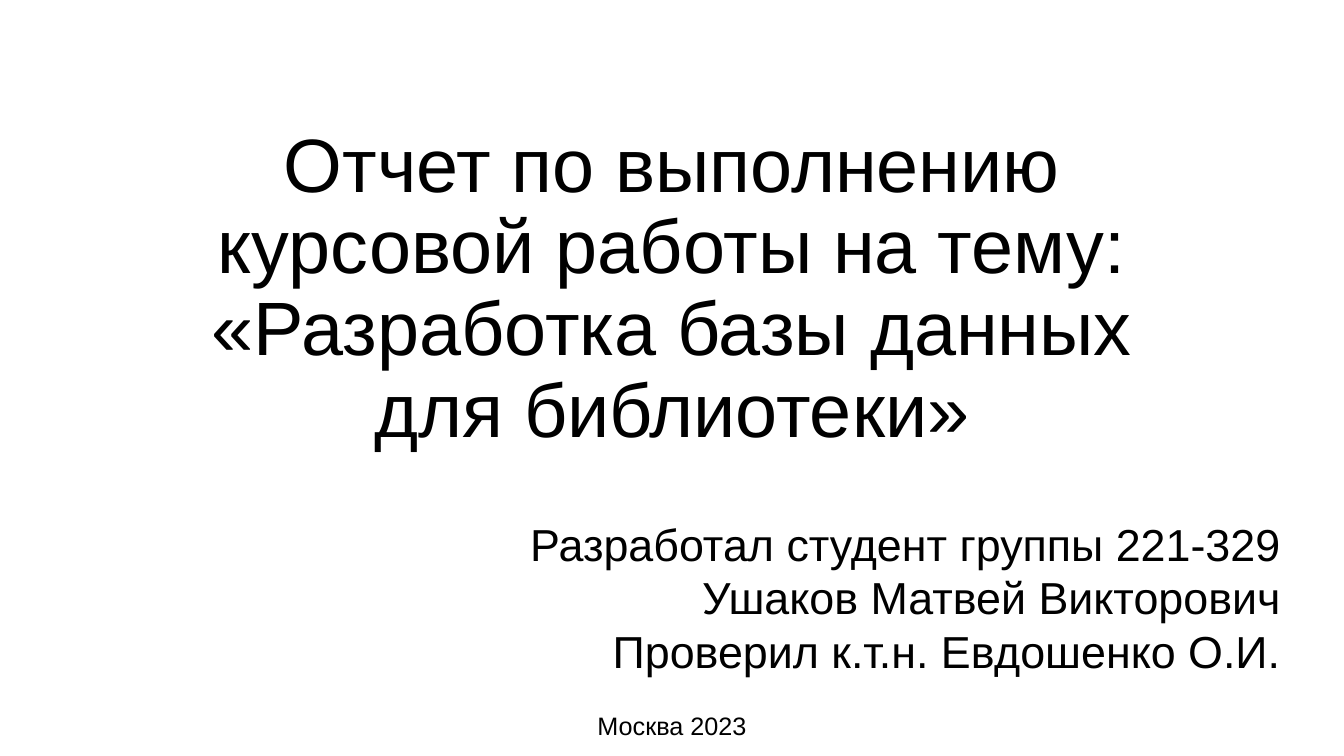
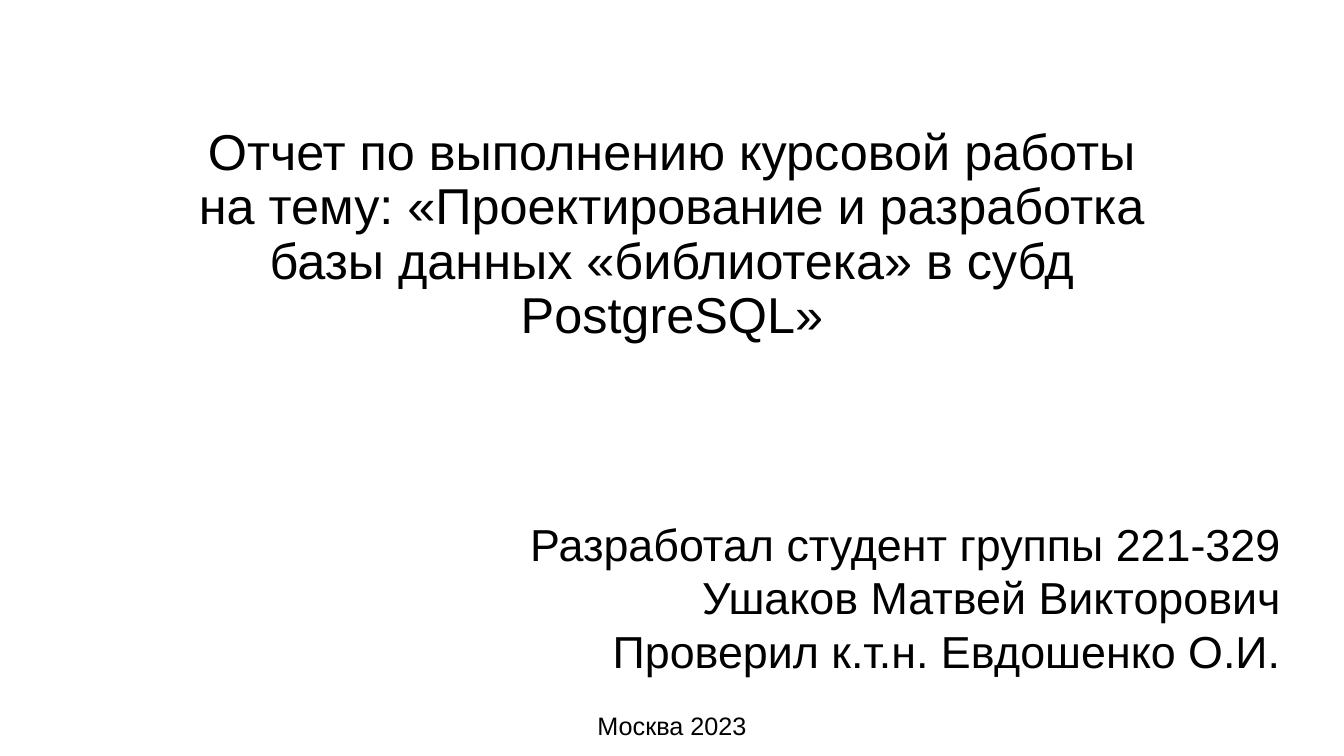
Before and after one commit to nonemoff/db-curse, a slide deck: slide 1 of Ушаков М.В. курсовая.pptx. Drawn at 1344x756 pixels with LibreOffice and Linux fonts; fonts in the diff are those of the drawing. Boxes give left, top, right and bottom in pixels: in the first picture for what was removed or moved away, otherwise in the second. Text is boxed around its words. In the diff, an @@ line names an element or a change of style, - is before the commit and + after.

```diff
--- a/Ушаков М.В. курсовая.pptx
+++ b/Ушаков М.В. курсовая.pptx
@@ title at bbox=[199, 132, 1145, 343]: text changed; size 54 to 36 pt @@
-Отчет по выполнению курсовой работы на тему: «Разработка базы данных для библиотеки»
+Отчет по выполнению курсовой работы на тему: «Проектирование и разработка базы данных «библиотека» в субд PostgreSQL»
```
Also in this commit, not shown: 2 other files.
